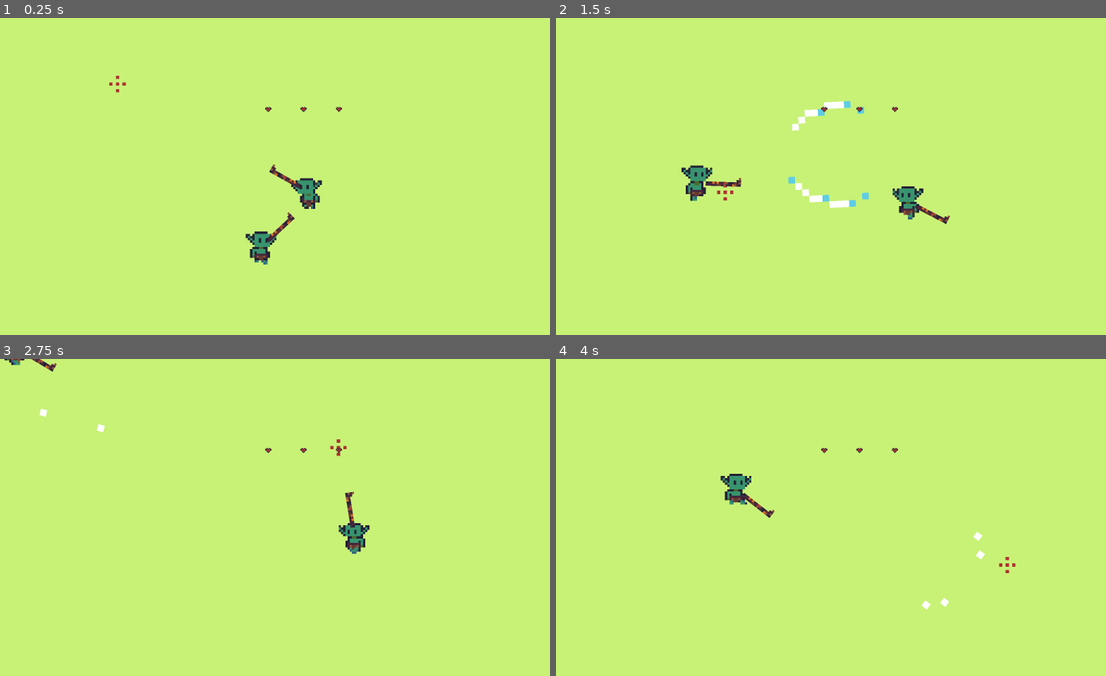
Above: before the commit, frames 1-4 (two rows, left to right).
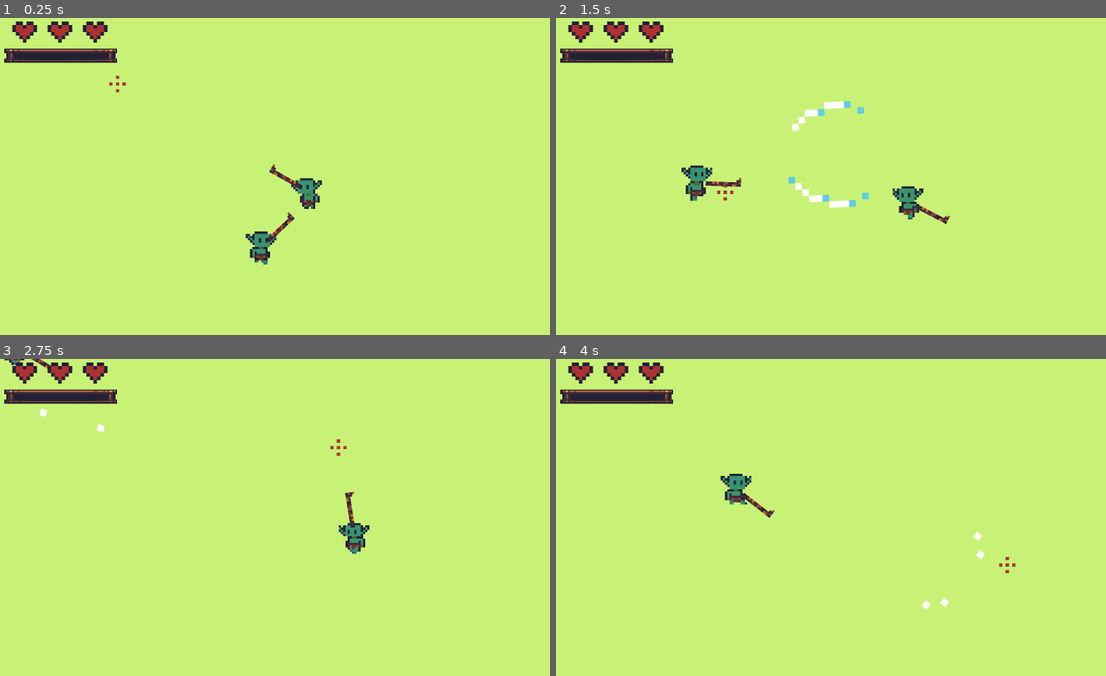
Above: after the commit, the same moments.

Repository: futurediffusion/nuclear-sand-box
Game: Godot game, scene res://scenes/main.tscn
Same seed, same stepped clock (60 frames per second), same inputs: the game is played once before the commit and once after it. The project has no main scene, so this scene is started directly. Sound files missing from this copy of the repository are replaced by a short silence.
Inputs (mouse positions are in pixels of both pictures, inside the frame that each line leads up to):
- Up to frame 1 (0.25 s): no input
- Up to frame 2 (1.5 s): move the mouse to (963, 160) at 0.52 s; hold Right (move_right) 0.53-1.28 s; click (963, 160) at 0.6 s; move the mouse to (726, 192) at 1.27 s; hold Down (move_down) from 1.28 s (still down); click (726, 192) at 1.35 s
- Up to frame 3 (2.75 s): move the mouse to (341, 447) at 2.02 s; release Down (move_down) at 2.03 s; hold Right (move_right) from 2.03 s (still down); click (341, 447) at 2.1 s
- Up to frame 4 (4 s): move the mouse to (809, 580) at 2.77 s; release Right (move_right) at 2.78 s; hold Up (move_up) 2.78-3.53 s; click (809, 580) at 2.85 s; move the mouse to (1007, 565) at 3.52 s; hold Left (move_left) from 3.53 s (still down); click (1007, 565) at 3.6 s

The runs differ from the first frame. In frame 1, 1.6% of the frame differs, in the area x 0-63%, y 1-30%; in frame 2, 1.6%; in frame 3, 1.6%; in frame 4, 1.6%.

Commit message:
Combat + stamina bar connected + hearts system working

Diff:
--- a/scenes/main.tscn
+++ b/scenes/main.tscn
@@ -1,14 +1,17 @@
-[gd_scene load_steps=10 format=3 uid="uid://xn5wcwphhi48"]
+[gd_scene load_steps=13 format=3 uid="uid://xn5wcwphhi48"]
 
 [ext_resource type="PackedScene" uid="uid://38k36ggowmkb" path="res://scenes/player.tscn" id="1_o5qli"]
 [ext_resource type="Script" uid="uid://d020wm28jppoj" path="res://sripts/main.gd" id="1_sugp2"]
 [ext_resource type="PackedScene" uid="uid://cmysaqnuq4nfh" path="res://scenes/cursor_2d.tscn" id="2_0wfyh"]
 [ext_resource type="PackedScene" uid="uid://b61xj3scmxra2" path="res://scenes/enemy.tscn" id="3_sugp2"]
 [ext_resource type="PackedScene" uid="uid://dbj287l3pfpyo" path="res://scenes/enemy_spawner.tscn" id="4_jyhfs"]
-[ext_resource type="Script" path="res://sripts/hud.gd" id="5_hud"]
+[ext_resource type="Script" uid="uid://dauw3snnx1ppx" path="res://sripts/hud.gd" id="5_hud"]
 [ext_resource type="Script" uid="uid://bmnvtxmikdtap" path="res://sripts/hearts.gd" id="6_tefeu"]
 [ext_resource type="Texture2D" uid="uid://buxyqe0n15fc7" path="res://art/sprites/heart.png" id="8_85g3d"]
 [ext_resource type="Texture2D" uid="uid://bgcahwp1ti4nn" path="res://art/sprites/heart-empty.png" id="9_choun"]
+[ext_resource type="Texture2D" uid="uid://b3wu74258jwbc" path="res://art/sprites/stamina-over..png" id="10_eb6dy"]
+[ext_resource type="Texture2D" uid="uid://dml1n360g720t" path="res://art/sprites/stamina-under.png" id="10_trceg"]
+[ext_resource type="Texture2D" uid="uid://b5syi5vb3w5xy" path="res://art/sprites/stamina-progress.png" id="11_trceg"]
 
 [node name="Main" type="Node2D"]
 scale = Vector2(2.5, 2.5)
@@ -64,15 +67,29 @@
 [node name="Control" type="Control" parent="UI/HUD"]
 layout_mode = 1
 anchors_preset = 0
+offset_left = -290.0
+offset_top = -100.0
+offset_right = -290.0
+offset_bottom = -100.0
 
 [node name="Hearts" type="HBoxContainer" parent="UI/HUD/Control"]
 layout_mode = 1
-offset_right = 9.0
-offset_bottom = 8.0
+offset_right = 4.5
+offset_bottom = 4.0
 theme_override_constants/separation = 1
 script = ExtResource("6_tefeu")
 full_heart = ExtResource("8_85g3d")
 empty_heart = ExtResource("9_choun")
+
+[node name="StaminaBar2" type="TextureProgressBar" parent="UI/HUD"]
+layout_mode = 0
+offset_left = -295.0
+offset_top = -65.0
+offset_right = -167.0
+offset_bottom = -49.0
+texture_under = ExtResource("10_trceg")
+texture_over = ExtResource("10_eb6dy")
+texture_progress = ExtResource("11_trceg")
 
 [node name="GameOverPanel" type="Control" parent="UI"]
 clip_contents = true
--- a/sripts/hearts.gd
+++ b/sripts/hearts.gd
@@ -10,31 +10,37 @@
 
 func _ready() -> void:
 	alignment = BoxContainer.ALIGNMENT_BEGIN
+	# Separación va aquí, UNA VEZ, antes de construir los hijos
+	add_theme_constant_override("separation", 4)
 	_build()
 	call_deferred("_find_and_connect_player")
 
 func _build() -> void:
+	# Borrar hijos viejos
 	for c in get_children():
 		c.queue_free()
 	_hearts.clear()
 
-	# Aplicar separación AQUÍ, después de limpiar
-	add_theme_constant_override("separation", 4)
+	# Calcular tamaño base del sprite
+	var sprite_size := Vector2(9, 8)
+	if full_heart:
+		sprite_size = full_heart.get_size()
+
+	var final_size := sprite_size * heart_scale
 
 	for i in range(max_hearts):
 		var t := TextureRect.new()
 		t.texture = full_heart if full_heart else null
-		t.stretch_mode = TextureRect.STRETCH_KEEP
+
+		# STRETCH_SCALE escala la textura al tamaño que le indiques
+		# (a diferencia de STRETCH_KEEP que solo la muestra a tamaño nativo)
+		t.stretch_mode = TextureRect.STRETCH_SCALE
+
+		# Esto es lo que respeta el HBoxContainer para dimensionar el hijo
+		t.custom_minimum_size = final_size
+
+		# expand_mode KEEP_SIZE le dice al TextureRect que respete su minimum_size
 		t.expand_mode = TextureRect.EXPAND_KEEP_SIZE
-
-		# Tamaño exacto: sprite real * escala
-		var sprite_size := Vector2(9, 8)
-		if full_heart:
-			sprite_size = full_heart.get_size()
-
-		var final_size := sprite_size * heart_scale
-		t.custom_minimum_size = final_size
-		t.size = final_size
 
 		add_child(t)
 		_hearts.append(t)
--- a/sripts/hud.gd
+++ b/sripts/hud.gd
@@ -10,13 +10,16 @@
 
 func _try_bind_player() -> void:
 	player = _find_player()
+
 	if player == null:
+		# Intenta de nuevo el próximo frame
 		call_deferred("_try_bind_player")
 		return
 
-	stamina_bar.max_value = player.max_stamina
-	stamina_bar.value = player.stamina
+	# Set inicial
+	_update_bar(player.stamina, player.max_stamina)
 
+	# Conectar señal
 	if not player.stamina_changed.is_connected(_on_player_stamina_changed):
 		player.stamina_changed.connect(_on_player_stamina_changed)
 
@@ -25,12 +28,11 @@
 	if players.size() > 0 and players[0] is Player:
 		return players[0] as Player
 
-	var by_path := get_node_or_null("/root/Main/Player")
-	if by_path is Player:
-		return by_path as Player
-
 	return null
 
 func _on_player_stamina_changed(new_stamina: float, new_max_stamina: float) -> void:
-	stamina_bar.max_value = new_max_stamina
-	stamina_bar.value = new_stamina
+	_update_bar(new_stamina, new_max_stamina)
+
+func _update_bar(value: float, max_value: float) -> void:
+	stamina_bar.max_value = max_value
+	stamina_bar.value = value
Binary file added: art/sprites/stamina-over..png
Not shown, added: art/sprites/stamina-over..png.import
Binary file added: art/sprites/stamina-progress.png
Not shown, added: art/sprites/stamina-progress.png.import
Binary file added: art/sprites/stamina-under.png
Not shown, added: art/sprites/stamina-under.png.import
Not shown, added: sripts/hud.gd.uid
